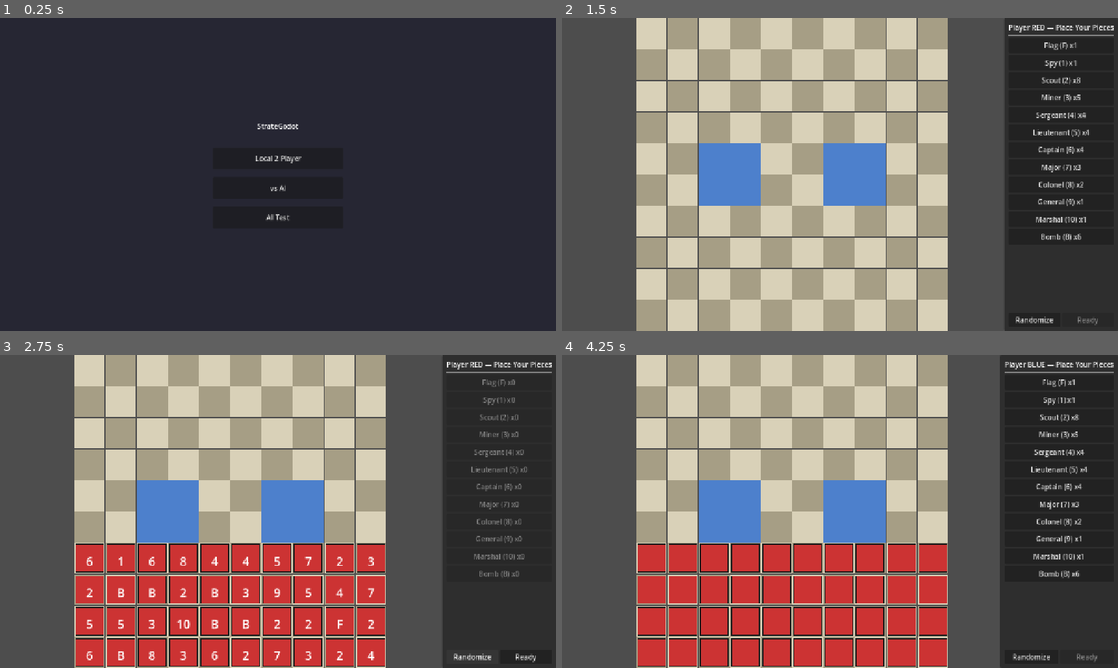
Above: before the commit, frames 1-4 (two rows, left to right).
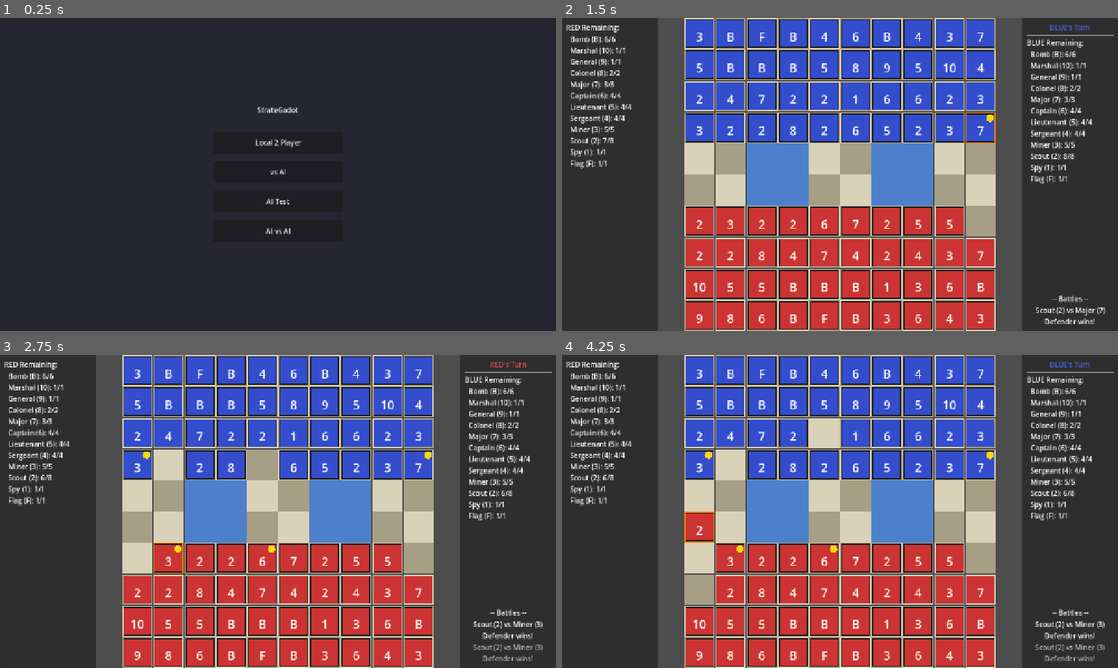
Above: after the commit, the same moments.

Repository: nathansitkoff/StrateGodot
Game: Godot game, scene res://scenes/Main.tscn
Two runs of this game, one before a commit and one after it. Both use one fixed random seed, a clock stepped at 60 frames per second and the inputs below.
Inputs (mouse positions are in pixels of both pictures, inside the frame that each line leads up to):
- Up to frame 1 (0.25 s): no input
- Up to frame 2 (1.5 s): click (840, 230) at 0.5 s, where only the run after the commit has a clickable "AI vs AI"; click (840, 158) at 1.25 s, where only the run before the commit has a clickable "Local 2 Player"
- Up to frame 3 (2.75 s): click (472, 655) at 2 s, where only the run before the commit has a clickable "Randomize"
- Up to frame 4 (4.25 s): click (1090, 655) at 2.75 s, where only the run before the commit has a clickable "Ready"; tap Enter at 3.5 s; move the mouse to (789, 511) at 3.52 s; click (789, 511) at 3.67 s

The runs differ from the first frame. In frame 1, 0.6% of the frame differs, in the area x 46-55%, y 28-70%; in frame 2, 78%, in the area x 0-100%, y 0-100%; in frame 3, 66%; in frame 4, 68%.

Commit message:
Add AI vs AI mode with dual sidebars and fix Red placement mirroring
- AI vs AI mode: both sides auto-play with independent deduction state
- Dual sidebars in AI_TEST and AI_VS_AI: Red remaining on left, Blue
  remaining on right
- Fix Red AI placement: back row is now row 9 (bottom) not row 6,
  correctly mirroring Blue's layout

Co-Authored-By: Claude Opus 4.6 (1M context) <noreply@anthropic.com>

Diff:
--- /dev/null
+++ b/scenes/LeftHUD.tscn
@@ -0,0 +1,37 @@
+[gd_scene format=3 uid="uid://lhud001"]
+
+[ext_resource type="Script" path="res://scripts/ui/left_hud.gd" id="1"]
+
+[node name="LeftHUD" type="PanelContainer"]
+layout_mode = 3
+anchors_preset = -1
+anchor_left = 0.0
+anchor_top = 0.0
+anchor_right = 0.0
+anchor_bottom = 1.0
+offset_right = 220
+grow_horizontal = 1
+grow_vertical = 2
+mouse_filter = 2
+script = ExtResource("1")
+
+[node name="MarginContainer" type="MarginContainer" parent="."]
+layout_mode = 2
+theme_override_constants/margin_left = 10
+theme_override_constants/margin_top = 10
+theme_override_constants/margin_right = 10
+theme_override_constants/margin_bottom = 10
+
+[node name="VBox" type="VBoxContainer" parent="MarginContainer"]
+layout_mode = 2
+
+[node name="LeftRemainingLabel" type="Label" parent="MarginContainer/VBox"]
+unique_name_in_owner = true
+layout_mode = 2
+text = "RED Remaining:"
+
+[node name="LeftRemainingList" type="Label" parent="MarginContainer/VBox"]
+unique_name_in_owner = true
+layout_mode = 2
+text = ""
+autowrap_mode = 2
--- a/scenes/Main.tscn
+++ b/scenes/Main.tscn
@@ -7,6 +7,7 @@
 [ext_resource type="PackedScene" path="res://scenes/GameOver.tscn" id="5"]
 [ext_resource type="PackedScene" path="res://scenes/MainMenu.tscn" id="6"]
 [ext_resource type="PackedScene" path="res://scenes/HUD.tscn" id="7"]
+[ext_resource type="PackedScene" path="res://scenes/LeftHUD.tscn" id="8"]
 
 [node name="Main" type="Control"]
 layout_mode = 3
@@ -20,6 +21,11 @@
 [node name="Board" parent="." instance=ExtResource("2")]
 unique_name_in_owner = true
 layout_mode = 1
+
+[node name="LeftHUD" parent="." instance=ExtResource("8")]
+unique_name_in_owner = true
+layout_mode = 1
+visible = false
 
 [node name="HUD" parent="." instance=ExtResource("7")]
 unique_name_in_owner = true
--- a/scenes/MainMenu.tscn
+++ b/scenes/MainMenu.tscn
@@ -20,9 +20,9 @@
 anchor_right = 0.5
 anchor_bottom = 0.5
 offset_left = -150
-offset_top = -100
+offset_top = -160
 offset_right = 150
-offset_bottom = 100
+offset_bottom = 160
 
 [node name="Title" type="Label" parent="VBox"]
 layout_mode = 2
@@ -58,3 +58,13 @@
 layout_mode = 2
 custom_minimum_size = Vector2(0, 50)
 text = "AI Test"
+
+[node name="Spacer4" type="Control" parent="VBox"]
+layout_mode = 2
+custom_minimum_size = Vector2(0, 10)
+
+[node name="AIvsAIButton" type="Button" parent="VBox"]
+unique_name_in_owner = true
+layout_mode = 2
+custom_minimum_size = Vector2(0, 50)
+text = "AI vs AI"
--- a/scripts/autoloads/game_manager.gd
+++ b/scripts/autoloads/game_manager.gd
@@ -12,6 +12,7 @@
 	LOCAL_2P,
 	VS_AI,
 	AI_TEST,
+	AI_VS_AI,
 }
 
 signal phase_changed(phase: GamePhase)
--- a/scripts/board/board.gd
+++ b/scripts/board/board.gd
@@ -91,7 +91,7 @@
 func _draw_pieces() -> void:
 	var viewing_team: PieceData.Team = _get_viewing_team()
 	var board: BoardState = GameManager.board_state
-	var see_all: bool = GameManager.game_mode == GameManager.GameMode.AI_TEST
+	var see_all: bool = GameManager.game_mode == GameManager.GameMode.AI_TEST or GameManager.game_mode == GameManager.GameMode.AI_VS_AI
 
 	for piece_id: int in board.pieces:
 		var piece: Dictionary = board.pieces[piece_id]
--- a/scripts/board/board_state.gd
+++ b/scripts/board/board_state.gd
@@ -137,8 +137,9 @@
 
 
 func get_setup_rows(team: PieceData.Team) -> Array[int]:
-	# Red places on rows 6-9 (bottom), Blue on rows 0-3 (top)
+	# Returns [back_row, second_row, third_row, front_row]
+	# Back = furthest from enemy, front = closest to enemy
 	if team == PieceData.Team.RED:
-		return [6, 7, 8, 9]
+		return [9, 8, 7, 6]
 	else:
 		return [0, 1, 2, 3]
--- /dev/null
+++ b/scripts/ui/left_hud.gd
@@ -0,0 +1,35 @@
+extends PanelContainer
+
+@onready var remaining_label: Label = %LeftRemainingLabel
+@onready var remaining_list: Label = %LeftRemainingList
+
+
+func update_remaining(team: PieceData.Team) -> void:
+	var team_name: String = "RED" if team == PieceData.Team.RED else "BLUE"
+	remaining_label.text = "%s Remaining:" % team_name
+
+	var lost: Array = GameManager.captured_pieces[team]
+	var lost_counts: Dictionary = {}
+	for rank: int in lost:
+		if rank not in lost_counts:
+			lost_counts[rank] = 0
+		lost_counts[rank] += 1
+
+	var lines: Array[String] = []
+	var ranks: Array = PieceData.RANK_INFO.keys()
+	ranks.sort()
+	ranks.reverse()
+
+	for rank: int in ranks:
+		var info: Dictionary = PieceData.RANK_INFO[rank]
+		var total: int = info["count"]
+		var dead: int = lost_counts.get(rank, 0)
+		var alive: int = total - dead
+		var display: String = info["display"]
+		var rank_name: String = info["name"]
+		if alive > 0:
+			lines.append("  %s (%s): %d/%d" % [rank_name, display, alive, total])
+		else:
+			lines.append("  %s (%s): 0/%d" % [rank_name, display, total])
+
+	remaining_list.text = "\n".join(lines)
--- a/scripts/ui/main_menu.gd
+++ b/scripts/ui/main_menu.gd
@@ -5,6 +5,7 @@
 @onready var local_button: Button = %LocalButton
 @onready var ai_button: Button = %AIButton
 @onready var ai_test_button: Button = %AITestButton
+@onready var ai_vs_ai_button: Button = %AIvsAIButton
 
 
 func _ready() -> void:
@@ -20,3 +21,7 @@
 		visible = false
 		mode_selected.emit(GameManager.GameMode.AI_TEST)
 	)
+	ai_vs_ai_button.pressed.connect(func() -> void:
+		visible = false
+		mode_selected.emit(GameManager.GameMode.AI_VS_AI)
+	)
--- a/scripts/ui/main_scene.gd
+++ b/scripts/ui/main_scene.gd
@@ -4,11 +4,13 @@
 @onready var setup_phase: Control = %SetupPhase
 @onready var turn_switch: ColorRect = %TurnSwitch
 @onready var hud: PanelContainer = %HUD
+@onready var left_hud: PanelContainer = %LeftHUD
 @onready var game_over: ColorRect = %GameOver
 @onready var main_menu: ColorRect = %MainMenu
 
 var play_controller: Node
-var ai_player: AIPlayer
+# AI players keyed by team — null entries mean human-controlled
+var ai_players: Dictionary = {}
 
 const AI_MOVE_DELAY: float = 0.5
 
@@ -31,30 +33,53 @@
 
 
 func _on_mode_selected(mode: GameManager.GameMode) -> void:
-	if mode == GameManager.GameMode.VS_AI or mode == GameManager.GameMode.AI_TEST:
-		ai_player = AIPlayer.new()
-		ai_player.team = PieceData.Team.BLUE
-	else:
-		ai_player = null
-	if ai_player != null:
-		ai_player.reset()
+	ai_players.clear()
+	match mode:
+		GameManager.GameMode.VS_AI:
+			var ai_blue: AIPlayer = AIPlayer.new()
+			ai_blue.team = PieceData.Team.BLUE
+			ai_players[PieceData.Team.BLUE] = ai_blue
+		GameManager.GameMode.AI_TEST:
+			var ai_blue: AIPlayer = AIPlayer.new()
+			ai_blue.team = PieceData.Team.BLUE
+			ai_players[PieceData.Team.BLUE] = ai_blue
+		GameManager.GameMode.AI_VS_AI:
+			var ai_red: AIPlayer = AIPlayer.new()
+			ai_red.team = PieceData.Team.RED
+			var ai_blue: AIPlayer = AIPlayer.new()
+			ai_blue.team = PieceData.Team.BLUE
+			ai_players[PieceData.Team.RED] = ai_red
+			ai_players[PieceData.Team.BLUE] = ai_blue
+	for team: int in ai_players:
+		ai_players[team].reset()
 	GameManager.start_game(mode)
+
+
+func _uses_dual_sidebars() -> bool:
+	return GameManager.game_mode == GameManager.GameMode.AI_TEST or GameManager.game_mode == GameManager.GameMode.AI_VS_AI
 
 
 func _on_phase_changed(phase: GameManager.GamePhase) -> void:
 	var is_test: bool = GameManager.game_mode == GameManager.GameMode.AI_TEST
+	var is_ai_vs_ai: bool = GameManager.game_mode == GameManager.GameMode.AI_VS_AI
 
 	match phase:
 		GameManager.GamePhase.SETUP_RED:
 			hud.visible = false
-			setup_phase.start_setup(PieceData.Team.RED, is_test)
+			left_hud.visible = false
+			board.offset_left = 0
+			if is_ai_vs_ai:
+				ai_players[PieceData.Team.RED].generate_setup(GameManager.board_state)
+				board.refresh()
+				GameManager.finish_setup(PieceData.Team.RED)
+			else:
+				setup_phase.start_setup(PieceData.Team.RED, is_test)
 		GameManager.GamePhase.SETUP_BLUE:
 			if _is_ai_team(PieceData.Team.BLUE) and not is_test:
-				ai_player.generate_setup(GameManager.board_state)
+				ai_players[PieceData.Team.BLUE].generate_setup(GameManager.board_state)
 				board.refresh()
 				GameManager.finish_setup(PieceData.Team.BLUE)
 			elif is_test:
-				# In test mode, human places blue pieces too
 				setup_phase.start_setup(PieceData.Team.BLUE, true)
 			else:
 				turn_switch.show_turn(PieceData.Team.BLUE)
@@ -63,7 +88,15 @@
 			hud.visible = true
 			hud.clear_combat()
 			hud.update_turn(GameManager.current_team)
-			hud.update_enemy_remaining(_get_viewing_team())
+			if _uses_dual_sidebars():
+				left_hud.visible = true
+				board.offset_left = 220
+				left_hud.update_remaining(PieceData.Team.RED)
+				hud.update_enemy_remaining(PieceData.Team.RED)
+			else:
+				left_hud.visible = false
+				board.offset_left = 0
+				hud.update_enemy_remaining(_get_viewing_team())
 			board.refresh()
 		GameManager.GamePhase.GAME_OVER:
 			pass
@@ -74,28 +107,34 @@
 
 
 func _on_ai_place_requested(team: PieceData.Team) -> void:
-	if ai_player != null:
-		ai_player.generate_setup(GameManager.board_state)
+	if team in ai_players:
+		ai_players[team].generate_setup(GameManager.board_state)
 		board.refresh()
 
 
 func _on_turn_changed(team: PieceData.Team) -> void:
 	board.clear_selection()
 	hud.update_turn(team)
-	hud.update_enemy_remaining(_get_viewing_team())
 
-	# Notify AI of enemy piece movement
-	if ai_player != null and GameManager.last_move_to != Vector2i(-1, -1):
+	if _uses_dual_sidebars():
+		left_hud.update_remaining(PieceData.Team.RED)
+		hud.update_enemy_remaining(PieceData.Team.RED)
+	else:
+		hud.update_enemy_remaining(_get_viewing_team())
+
+	# Notify AI players of enemy piece movement
+	if GameManager.last_move_to != Vector2i(-1, -1):
 		var moved_id: int = GameManager.board_state.get_piece_at(GameManager.last_move_to)
 		if moved_id != -1:
-			ai_player.notify_move(moved_id, GameManager.last_move_team)
+			for ai_team: int in ai_players:
+				if ai_team != GameManager.last_move_team:
+					ai_players[ai_team].notify_move(moved_id, GameManager.last_move_team)
 
 	if _is_ai_team(team):
 		_schedule_ai_move()
 	elif GameManager.game_mode == GameManager.GameMode.LOCAL_2P:
 		turn_switch.show_turn(team)
 	else:
-		# VS_AI or AI_TEST, player's turn
 		board.refresh()
 
 
@@ -110,7 +149,11 @@
 
 func _on_game_ended(winner: PieceData.Team) -> void:
 	board.refresh()
-	hud.update_enemy_remaining(_get_viewing_team())
+	if _uses_dual_sidebars():
+		left_hud.update_remaining(PieceData.Team.RED)
+		hud.update_enemy_remaining(PieceData.Team.RED)
+	else:
+		hud.update_enemy_remaining(_get_viewing_team())
 	game_over.show_winner(winner)
 
 
@@ -123,17 +166,19 @@
 
 func _on_play_again() -> void:
 	hud.visible = false
+	left_hud.visible = false
+	board.offset_left = 0
 	main_menu.visible = true
 
 
 func _get_viewing_team() -> PieceData.Team:
-	if GameManager.game_mode == GameManager.GameMode.VS_AI or GameManager.game_mode == GameManager.GameMode.AI_TEST:
+	if GameManager.game_mode == GameManager.GameMode.VS_AI or GameManager.game_mode == GameManager.GameMode.AI_TEST or GameManager.game_mode == GameManager.GameMode.AI_VS_AI:
 		return PieceData.Team.RED
 	return GameManager.current_team
 
 
 func _is_ai_team(team: PieceData.Team) -> bool:
-	return ai_player != null and team == ai_player.team
+	return team in ai_players
 
 
 func _schedule_ai_move() -> void:
@@ -147,7 +192,8 @@
 	if not _is_ai_team(GameManager.current_team):
 		return
 
-	var move: Dictionary = ai_player.choose_move(GameManager.board_state)
+	var ai: AIPlayer = ai_players[GameManager.current_team]
+	var move: Dictionary = ai.choose_move(GameManager.board_state)
 	if move.size() > 0:
 		GameManager.execute_move(move["from"], move["to"])
 		board.refresh()
Not shown: 1 places in scenes/Main.tscn that only renumber resources
Not shown, added: scripts/ui/left_hud.gd.uid
